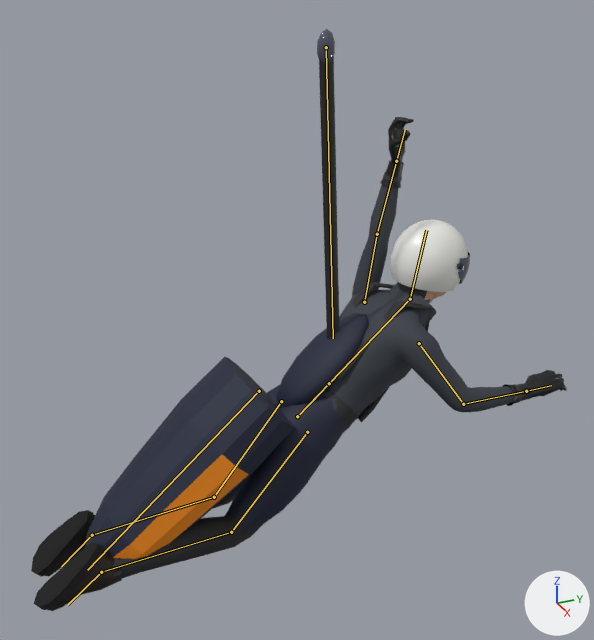
Two versions of the Blender file assets/source/pilot.blend, one commit apart.
Before and after are seen from a 50 mm camera at (2.26, -1.11, 0.25) aimed at (0.01, -0.1, -0.88). The lights are fixed; the arrows at lower right show +X, +Y and +Z. The first picture is the older version. Both versions are drawn at frame 16 of the action 'climb_out'; the numbers are the values there. The bones that bend it are drawn over the model as lines.

Names of what the first picture shows: 'Helmet', 'PilotBody'.
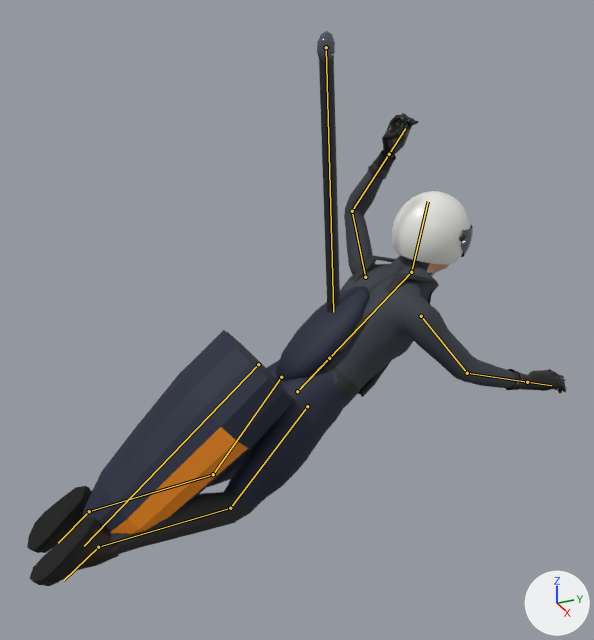
Location of each change, [x1, y1, x2, y2] in pixels of the pictures (594 x 640 px):
'PilotBody', posed: before [31, 29, 567, 611]; after [27, 31, 567, 586]
'Helmet', posed: before [391, 219, 470, 313]; after [392, 191, 473, 286]
bone 'Hips', root to tip: before (297, 416) to (321, 391); after (297, 391) to (321, 366)
bone 'UpperArm.L', root to tip: before (364, 302) to (377, 234); after (365, 277) to (352, 211)
bone 'Forearm.L', root to tip: before (377, 234) to (396, 161); after (352, 211) to (389, 154)
bone 'Hand.L', root to tip: before (396, 161) to (405, 129); after (389, 154) to (405, 128)
bone 'UpperArm.R', root to tip: before (419, 343) to (463, 404); after (421, 316) to (467, 373)
bone 'Forearm.R', root to tip: before (463, 404) to (526, 391); after (467, 373) to (527, 382)
bone 'Strap', root to tip: before (326, 47) to (333, 338); after (326, 47) to (333, 312)

Diff of the bpy script that builds the scene:
```diff
--- a/assets/source/pilot.blend.py
+++ b/assets/source/pilot.blend.py
@@ bone_hips @@
 bone_hips = bpy.data.objects['Pilot'].pose.bones['Hips']
-bone_hips.location = (0.0, -0.224, -0.287)
+bone_hips.location = (0.0, -0.124, -0.288)
@@ bone_upperarm_l @@
 bone_upperarm_l = bpy.data.objects['Pilot'].pose.bones['UpperArm.L']  # child of 'Chest'
-bone_upperarm_l.rotation_quaternion = (0.111, 0.492, -0.458, 0.732)  # degrees (100, -125, 31)
+bone_upperarm_l.rotation_quaternion = (0.263, 0.466, -0.644, 0.547)  # degrees (60, -122, 36)
@@ bone_forearm_l @@
 bone_forearm_l = bpy.data.objects['Pilot'].pose.bones['Forearm.L']  # child of 'UpperArm.L'
-bone_forearm_l.rotation_quaternion = (0.894, -0.322, -0.294, 0.106)  # degrees (-46, -27, 25)
+bone_forearm_l.rotation_quaternion = (0.898, 0.145, -0.409, -0.066)  # degrees (27, -46, -20)
@@ bone_hand_l @@
 bone_hand_l = bpy.data.objects['Pilot'].pose.bones['Hand.L']  # child of 'Forearm.L'
-bone_hand_l.rotation_quaternion = (0.95, 0.0, -0.313, 0.0)  # degrees (0, -36, 0)
+bone_hand_l.rotation_quaternion = (0.91, 0.0, -0.415, 0.0)  # degrees (0, -49, 0)
@@ bone_upperarm_r @@
 bone_upperarm_r = bpy.data.objects['Pilot'].pose.bones['UpperArm.R']  # child of 'Chest'
-bone_upperarm_r.rotation_quaternion = (0.816, 0.542, 0.197, 0.049)  # degrees (70, 16, 18)
+bone_upperarm_r.rotation_quaternion = (0.792, 0.588, 0.158, 0.049)  # degrees (75, 11, 16)
@@ bone_forearm_r @@
 bone_forearm_r = bpy.data.objects['Pilot'].pose.bones['Forearm.R']  # child of 'UpperArm.R'
-bone_forearm_r.rotation_quaternion = (0.976, 0.122, -0.18, -0.023)  # degrees (15, -20, -5)
+bone_forearm_r.rotation_quaternion = (0.979, -0.056, -0.194, 0.011)  # degrees (-7, -22, 3)
@@ bone_strap @@
 bone_strap = bpy.data.objects['Pilot'].pose.bones['Strap']
-bone_strap.scale = (1.0, 1.31, 1.0)
+bone_strap.scale = (1.0, 1.17, 1.0)
```
